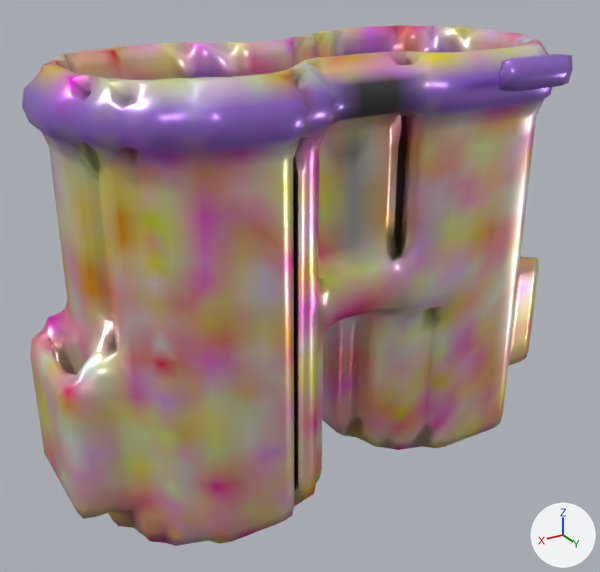
Renders of the glTF model glb/smooth/3001-4000/3089.glb from each side of a commit.
Camera for both pictures: a 50 mm lens placed at (1.186, 1.857, 1.472), pointed at (0.067, -0.009, 0.539). Arrows for +X, +Y and +Z are at lower right; the lights stay in place. Vertices at the same position are counted once.
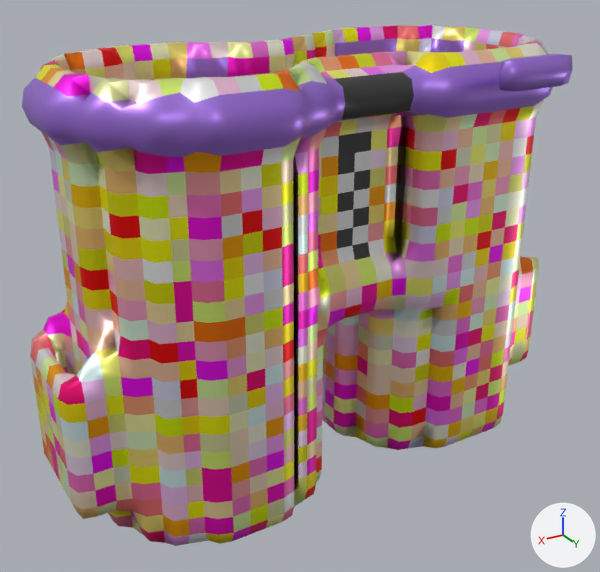
Where the change shows, as pixel boxes (x1, y1, x2, y2) in the pictures (600 x 572 px):
part 1 of me_mesh_0, cut back: (69, 62, 528, 288) in both
part 2 of me_mesh_0, cut back: (307, 362, 391, 445) in both
part 3 of me_mesh_0, recoloured: (24, 25, 549, 546) in both

What changed in the scene script:
```text
Change me_mesh_0:
    used by ob_mesh_0; location = (0.0, 0.0, 0.0)
    remove me_mesh_0.from_pydata(...)  # 4695 vertices, 10144 faces; spans x -0.8..0.8, y -0.4..0.4, z 0.01..1.19
    add me_mesh_0.from_pydata(...)  # 4682 vertices, 10082 faces; spans x -0.8..0.8, y -0.4..0.4, z 0.01..1.19
    me_mesh_0 part 1
    10 vertices are removed from x -0.4..0.59, y -0.29..0.29, z 0.75..1.14
    64 faces are deleted
    28 new faces join them
    me_mesh_0 part 2
    2 vertices are removed from x -0.11..0.16, y 0.14..0.24, z 0.25
    24 faces are deleted
    12 new faces join them
    me_mesh_0 part 3: 9775 kept faces spanning x -0.8..0.8, y -0.4..0.34, z 0.01..1.19 get new vertex colours
```
